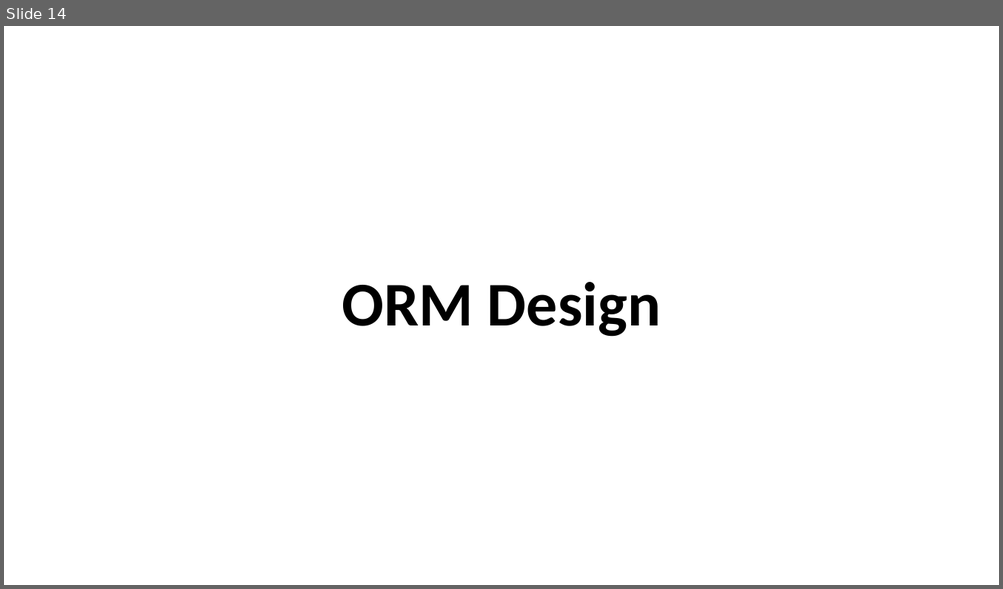
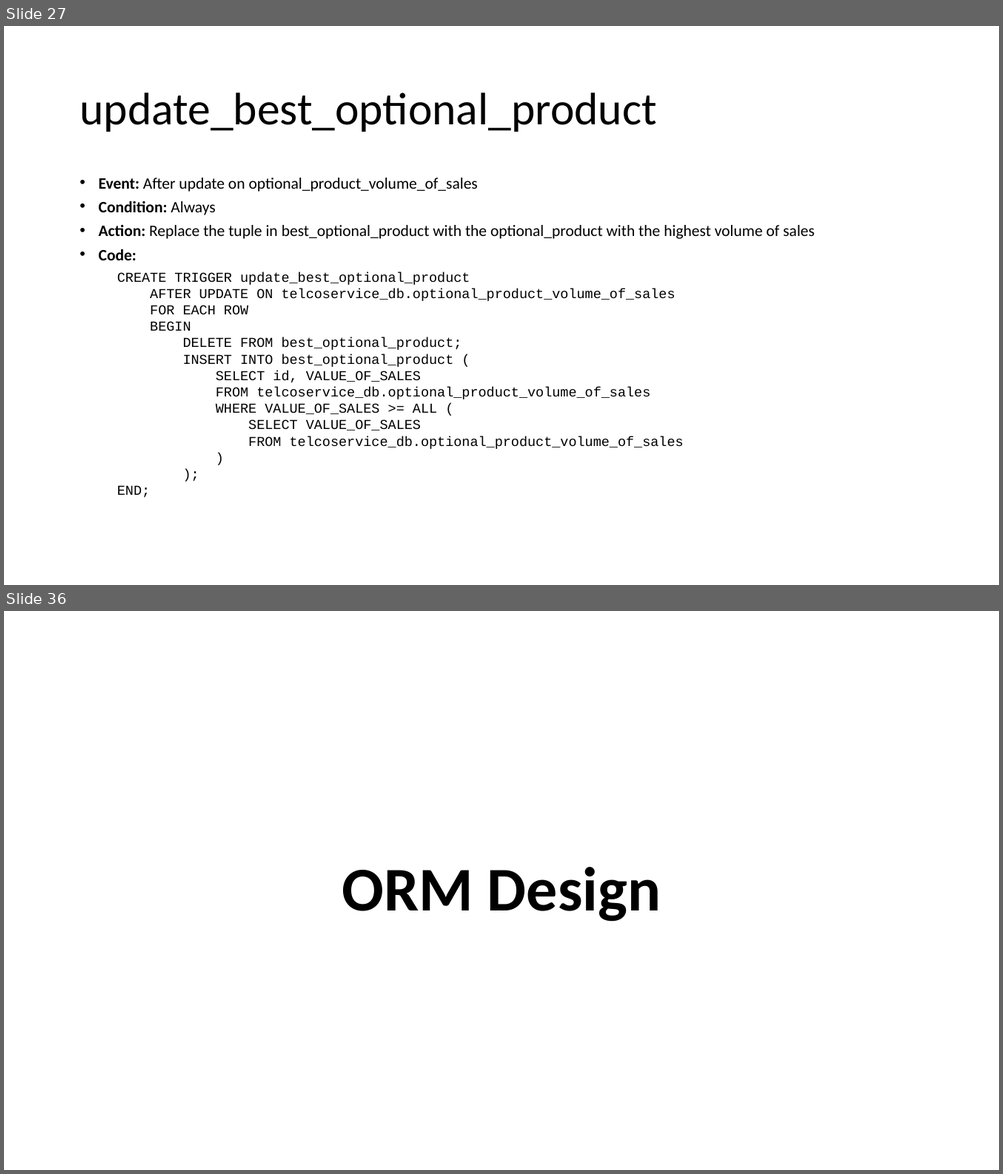
Before and after one commit to mark-2389/TelcoService_SC42, a slide deck: diagrams/TelcoService.pptx. Shown one above the other, each under a label of ours: slide 14 before the commit, slides 27 and 36 after it; the slides between them are not shown. The pictures are 1003x589 and 1003x1174 pixels, drawn with LibreOffice and Linux fonts; fonts in the diff are those of the drawing. Boxes give left, top, right and bottom in pixels: in the first picture for what was removed or moved away, otherwise in the second. Text is boxed around its words. In the diff, an @@ line names an element or a change of style, - is before the commit and + after.

```diff
--- a/diagrams/TelcoService.pptx
+++ b/diagrams/TelcoService.pptx
@@ slide 27 added at (4, 26, 999, 585), background #FFFFFF @@
@@ title added at (79, 93, 656, 132), 44 pt, text #000000 @@
+update_best_optional_product
@@ text added at (99, 178, 814, 498), 13.2 pt, text #000000 @@
+• Event: After update on optional_product_volume_of_sales
+• Condition: Always
+• Action: Replace the tuple in best_optional_product with the optional_product with the highest volume of sales
+• Code:
+  CREATE TRIGGER update_best_optional_product
+  AFTER UPDATE ON telcoservice_db.optional_product_volume_of_sales
+  FOR EACH ROW
+  BEGIN
+  DELETE FROM best_optional_product;
+  INSERT INTO best_optional_product (
+  SELECT id, VALUE_OF_SALES
+  FROM telcoservice_db.optional_product_volume_of_sales
+  WHERE VALUE_OF_SALES >= ALL (
+  SELECT VALUE_OF_SALES
+  FROM telcoservice_db.optional_product_volume_of_sales
+  )
+  );
+  END;
@@ what was slide 14 is now slide 36 @@
```
Also in this commit, not shown: 21 slides changed, 42 other slides added, 13 slides removed, 4 other files.
